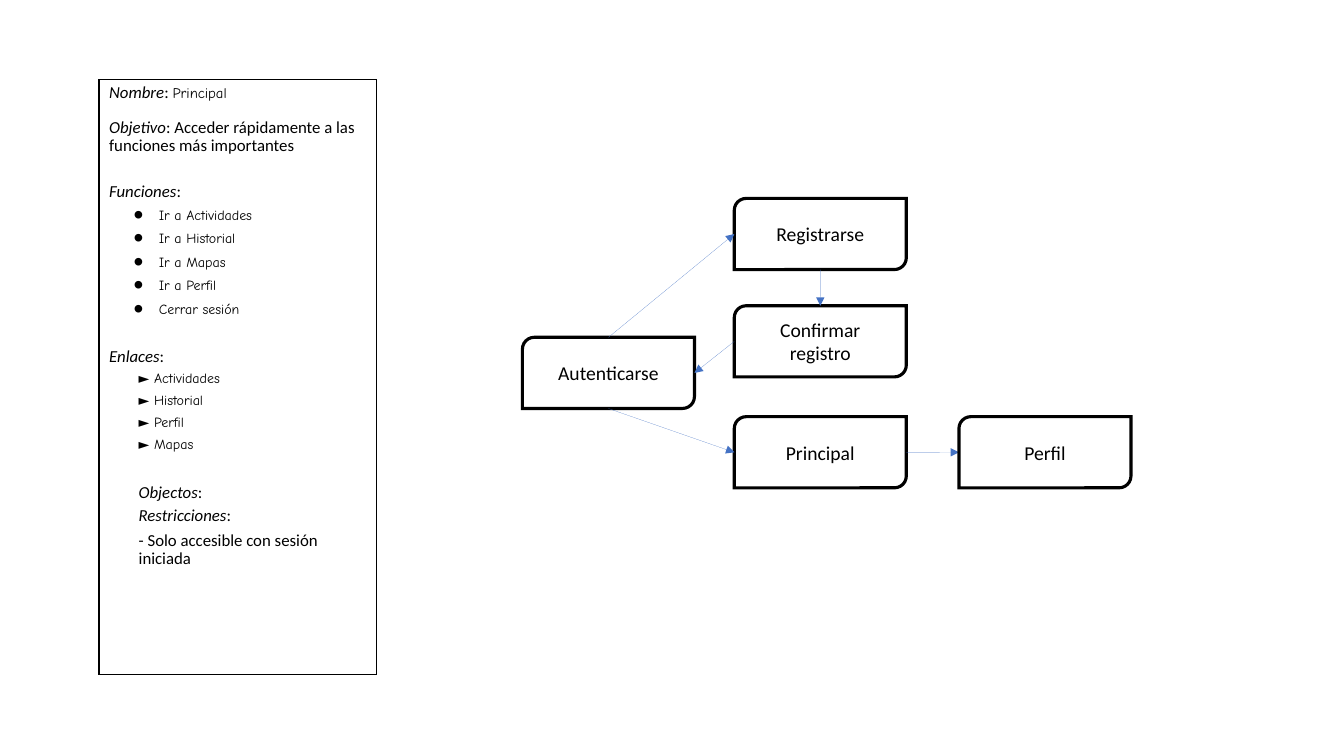
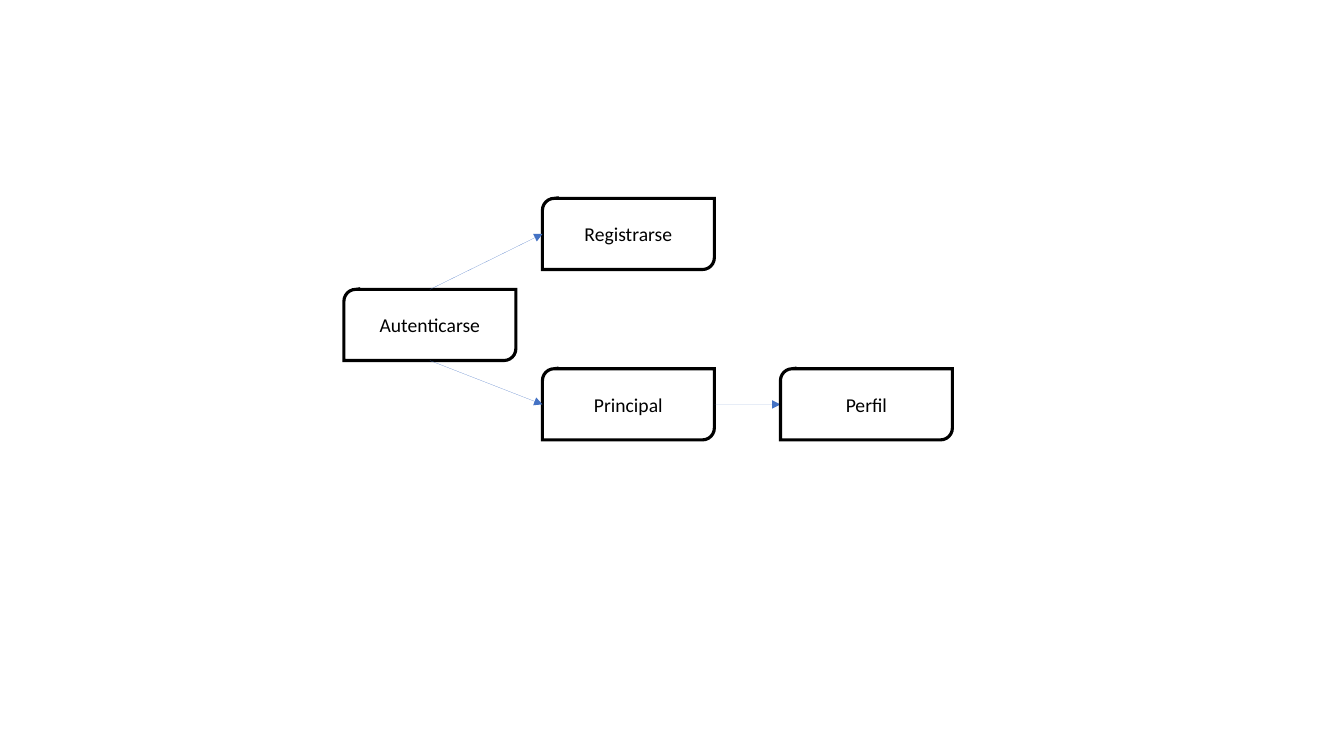
Before and after one commit to Mariaax6/running-la-safor-ipc, a slide deck: slide 2 of docs/Containers-Usuario.pptx. Drawn at 1344x756 pixels with LibreOffice and Linux fonts; fonts in the diff are those of the drawing. Boxes give left, top, right and bottom in pixels: in the first picture for what was removed or moved away, otherwise in the second. Text is boxed around its words. In the diff, an @@ line names an element or a change of style, - is before the commit and + after.

```diff
--- a/docs/Containers-Usuario.pptx
+++ b/docs/Containers-Usuario.pptx
@@ rectangle removed at (99, 80, 376, 676) @@
-Nombre: Principal
-Objetivo: Acceder rápidamente a las funciones más importantes
-Funciones:
-  • Ir a Actividades
-  • Ir a Historial
-  • Ir a Mapas
-  • Ir a Perfil
-  • Cerrar sesión
-Enlaces:
-► Actividades
-► Historial
-► Perfil
-► Mapas
-Objectos:
-Restricciones:
-- Solo accesible con sesión iniciada
@@ round diag rect "Registrarse": place and size @@
-round diag rect "Registrarse" at (734, 199, 906, 270)
+round diag rect "Registrarse" at (542, 199, 715, 270)
@@ arrow moved from (609, 338) - (735, 234) to (430, 289) - (542, 234) @@
@@ arrow removed from (821, 269) to (821, 306) @@
@@ round diag rect "Autenticarse": place and size @@
-round diag rect "Autenticarse" at (522, 338, 695, 409)
+round diag rect "Autenticarse" at (344, 289, 516, 361)
@@ round diag rect removed at (734, 306, 906, 377) @@
-Confirmar registro
@@ arrow removed from (735, 342) to (695, 373) @@
@@ arrow moved from (609, 408) - (735, 453) to (430, 361) - (542, 404) @@
@@ round diag rect "Principal": place and size @@
-round diag rect "Principal" at (734, 416, 906, 488)
+round diag rect "Principal" at (542, 369, 715, 441)
@@ round diag rect "Perfil": place and size @@
-round diag rect "Perfil" at (959, 416, 1131, 488)
+round diag rect "Perfil" at (780, 369, 953, 441)
@@ arrow moved from (906, 453) - (959, 453) to (715, 404) - (780, 404) @@
```
Also in this commit, not shown: 1 other slide changed.
